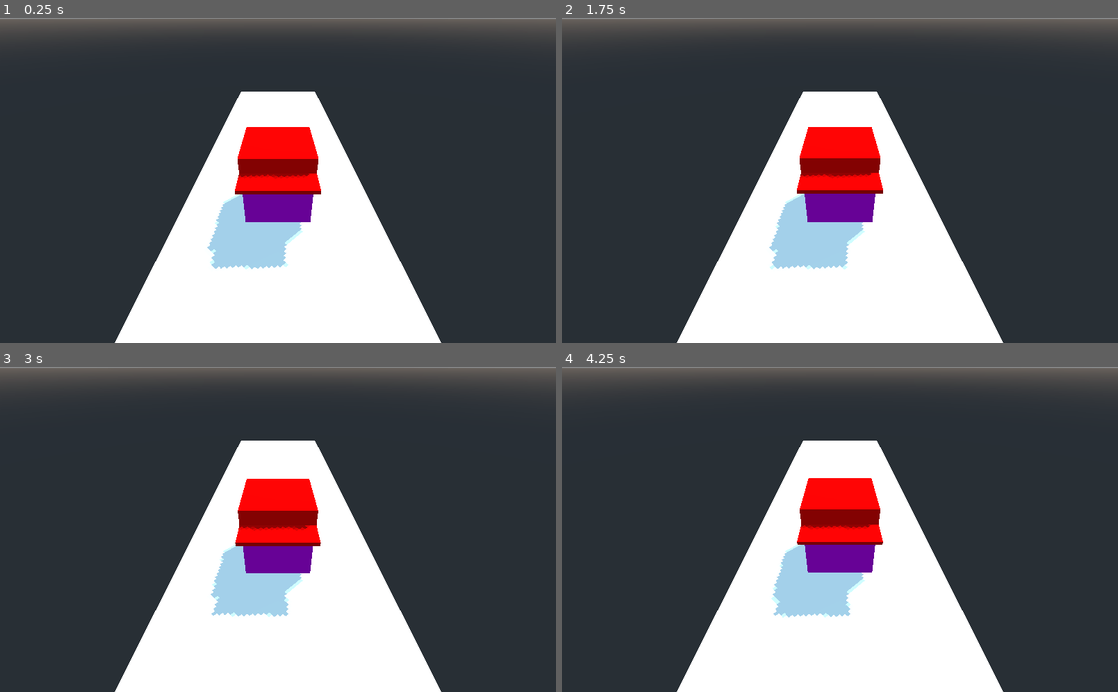
Above: before the commit, frames 1-4 (two rows, left to right).
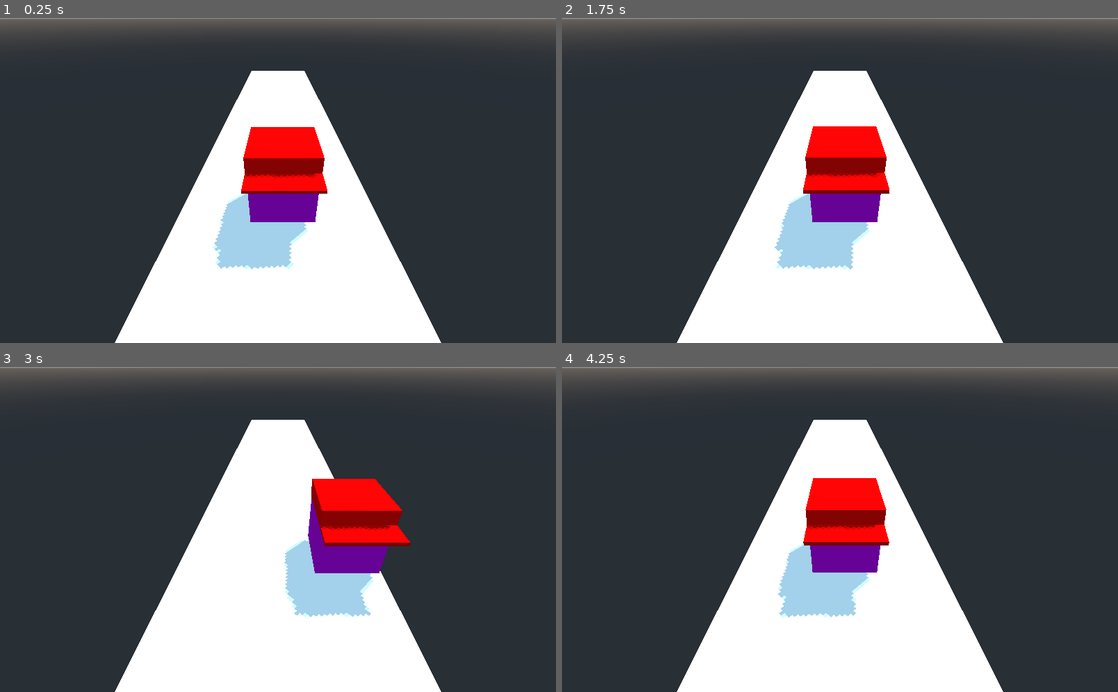
Above: after the commit, the same moments.

Repository: Patrickode/Feature-Crash
Game: Godot game, scene res://MainScene.tscn
Same seed, same stepped clock (60 frames per second), same inputs: the game is played once before the commit and once after it.
Inputs:
- Up to frame 1 (0.25 s): no input
- Up to frame 2 (1.75 s): hold Right (ui_right) 0.53-1.28 s; hold Left (ui_left) from 1.28 s (still down)
- Up to frame 3 (3 s): release Left (ui_left) at 2.03 s; hold Right (ui_right) from 2.03 s (still down)
- Up to frame 4 (4.25 s): release Right (ui_right) at 3.53 s; hold Left (ui_left) from 3.53 s (still down)

The runs differ from the first frame. In frame 1, 1.8% of the frame differs, in the area x 37-59%, y 16-78%; in frame 2, 1.8%; in frame 3, 12%, in the area x 37-74%, y 16-77%; in frame 4, 1.8%.

Commit message:
Attempted to make a skid animation for moving, got fed up with lack of curve editor

Diff:
--- a/MainScene.tscn
+++ b/MainScene.tscn
@@ -1,4 +1,6 @@
-[gd_scene load_steps=5 format=2]
+[gd_scene load_steps=6 format=2]
+
+[ext_resource path="res://PlayerControl.gd" type="Script" id=1]
 
 [sub_resource type="SpatialMaterial" id=1]
 albedo_color = Color( 0.784314, 0, 0.843137, 1 )
@@ -14,16 +16,16 @@
 length = 0.38
 loop = true
 tracks/0/type = "value"
-tracks/0/path = NodePath("Body:translation")
+tracks/0/path = NodePath("Body:translation:y")
 tracks/0/interp = 2
 tracks/0/loop_wrap = true
 tracks/0/imported = false
 tracks/0/enabled = true
 tracks/0/keys = {
-"times": PoolRealArray( 0, 0.1875, 0.375 ),
+"times": PoolRealArray( 0, 0.2, 0.375 ),
 "transitions": PoolRealArray( 1, 1, 1 ),
 "update": 0,
-"values": [ Vector3( 0, 0, 0 ), Vector3( 0, 0.15, 0 ), Vector3( 0, 0, 0 ) ]
+"values": [ 0.0, 0.15, 0.0 ]
 }
 
 [node name="Spatial" type="Spatial"]
@@ -40,15 +42,17 @@
 current = true
 
 [node name="Floor" type="CSGBox" parent="."]
+transform = Transform( 1, 0, 0, 0, 1, 0, 0, 0, 1, 0, 0, -10 )
 use_collision = true
 width = 6.5
 depth = 30.0
 
 [node name="Player" type="Spatial" parent="."]
 transform = Transform( 1, 0, 0, 0, 1, 0, 0, 0, 1, 0, 2, 0 )
+script = ExtResource( 1 )
 
 [node name="Body" type="CSGBox" parent="Player"]
-transform = Transform( 1, 0, 0, 0, 1, 0, 0, 0, 1, 0, 0.0215763, 0 )
+transform = Transform( 1, 0, 0, 0, 1, 0, 0, 0, 1, 0.15, 0, 0 )
 use_collision = true
 material = SubResource( 1 )
 
@@ -66,6 +70,6 @@
 depth = 0.75
 material = SubResource( 3 )
 
-[node name="AnimationPlayer" type="AnimationPlayer" parent="Player"]
+[node name="Bob - AnimationPlayer" type="AnimationPlayer" parent="Player"]
 autoplay = "Bob"
 anims/Bob = SubResource( 4 )
--- a/PlayerControl.gd
+++ b/PlayerControl.gd
@@ -1,15 +1,24 @@
-extends CSGBox
+extends Spatial
 
 
 ## Variables ##
-#
+export var moveCooldown := 0.1
 
-
-# Called when the node enters the scene tree for the first time.
-func _ready():
-	pass # Replace with function body.
+var cooldownTimer := 0;
+var onCooldown := false
 
 
 # Called every frame. 'delta' is the elapsed time since the previous frame.
-#func _process(delta):
-#	pass
+func _process(delta):
+	if !onCooldown:
+		if Input.is_action_just_pressed("ui_left"):
+			translation.x -= 2
+		elif Input.is_action_just_pressed("ui_right"):
+			translation.x += 2
+		translation.x = clamp(translation.x, -2, 2)
+
+	elif cooldownTimer >= moveCooldown:
+		cooldownTimer = 0;
+		onCooldown = false;
+	else:
+		cooldownTimer += delta;
Not shown, removed: .mono/metadata/ide_messaging_meta.txt
